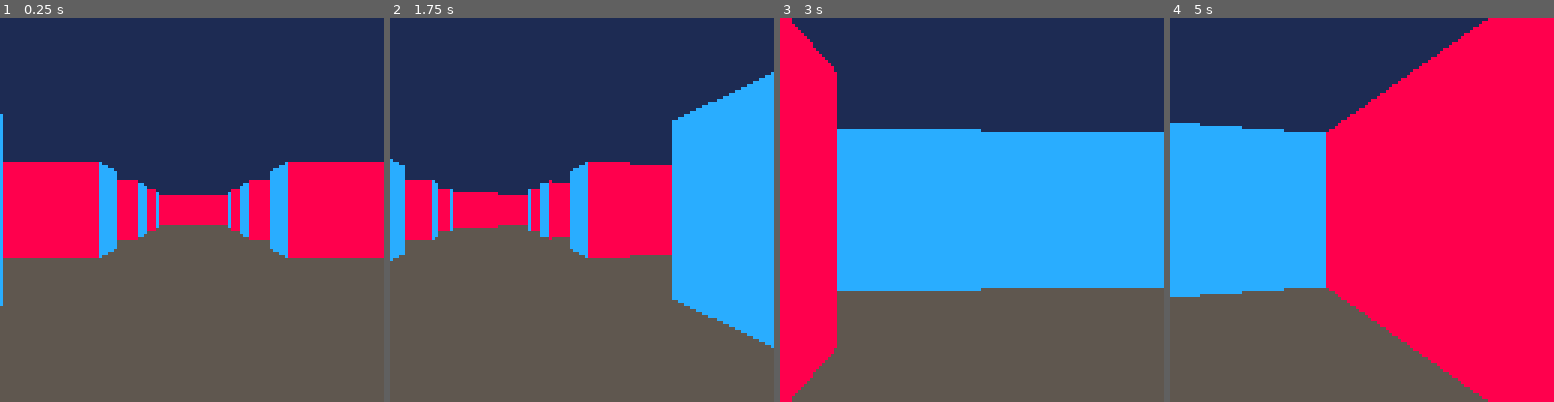
Above: before the commit, frames 1-4 (left to right).
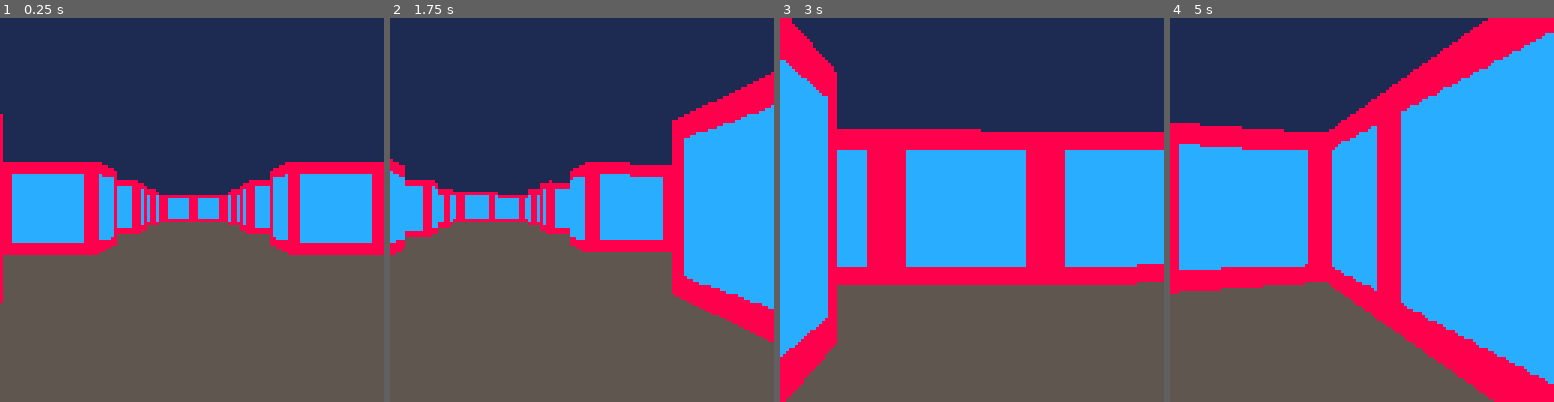
Above: after the commit, the same moments.

Repository: CSBatchelor/Pico-8-3D-Test
Game: PICO-8 cartridge build/pico-8-3d-test.p8
Same seed, same stepped clock (60 frames per second), same inputs: the game is played once before the commit and once after it.
Inputs:
- Up to frame 1 (0.25 s): no input
- Up to frame 2 (1.75 s): hold Right from 1.6 s (still down)
- Up to frame 3 (3 s): release Right at 2.1 s; hold Up 2.15-2.42 s; hold Right from 2.47 s (still down)
- Up to frame 4 (5 s): release Right at 3.03 s; hold Left 3.08-3.58 s; hold Down 3.63-3.97 s; hold Right 4.02-4.68 s; hold Up from 4.73 s (still down)

The runs differ from the first frame. In frame 1, 11% of the frame differs, in the area x 0-100%, y 25-75%; in frame 2, 12%; in frame 3, 24%; in frame 4, 40%, in the area x 0-100%, y 3-100%.

Commit message:
Draw sprite texture

Diff:
--- a/build/pico-8-3d-test.p8
+++ b/build/pico-8-3d-test.p8
@@ -173,15 +173,18 @@
         draw3d = function(_ENV)
             linHeight = 127 / perpWallDist
             drawStart = -linHeight / 2 + 64
-            if drawStart < 0 then drawStart = 0 end
-            drawEnd = linHeight / 2 + 64
-            if drawEnd >= 127 then drawEnd = 127 end
             if side == 0 then
-                color = 8
+                wallX = (owningEntity.posY + perpWallDist * dirY)
             else
-                color = 12
-            end
-            line(x, drawStart, x, drawEnd, color)
+                wallX = (owningEntity.posX + perpWallDist * dirX)
+            end
+
+            wallX -= flr(wallX)
+            texX = flr(wallX * 8)
+            sprx = mget(mapX, mapY) % 16 * 8 + texX
+            spry = flr(mget(mapX, mapY) / 16) * 8
+
+            sspr(sprx, spry, 1, 8, x, drawStart, 1, linHeight)
         end,
         doRaycast = function(_ENV)
             dirX = owningEntity.dirX + owningEntity.planeX * cameraX
@@ -235,14 +238,14 @@
 )
 
 __gfx__
-00000000555555550000000000000000000000000000000000000000000000000000000000000000000000000000000000000000000000000000000000000000
-00000000555555550000000000000000000000000000000000000000000000000000000000000000000000000000000000000000000000000000000000000000
-00000000555555550000000000000000000000000000000000000000000000000000000000000000000000000000000000000000000000000000000000000000
-00000000555555550000000000000000000000000000000000000000000000000000000000000000000000000000000000000000000000000000000000000000
-00000000555555550000000000000000000000000000000000000000000000000000000000000000000000000000000000000000000000000000000000000000
-00000000555555550000000000000000000000000000000000000000000000000000000000000000000000000000000000000000000000000000000000000000
-00000000555555550000000000000000000000000000000000000000000000000000000000000000000000000000000000000000000000000000000000000000
-00000000555555550000000000000000000000000000000000000000000000000000000000000000000000000000000000000000000000000000000000000000
+00000000888888880000000000000000000000000000000000000000000000000000000000000000000000000000000000000000000000000000000000000000
+000000008cccccc80000000000000000000000000000000000000000000000000000000000000000000000000000000000000000000000000000000000000000
+000000008cccccc80000000000000000000000000000000000000000000000000000000000000000000000000000000000000000000000000000000000000000
+000000008cccccc80000000000000000000000000000000000000000000000000000000000000000000000000000000000000000000000000000000000000000
+000000008cccccc80000000000000000000000000000000000000000000000000000000000000000000000000000000000000000000000000000000000000000
+000000008cccccc80000000000000000000000000000000000000000000000000000000000000000000000000000000000000000000000000000000000000000
+000000008cccccc80000000000000000000000000000000000000000000000000000000000000000000000000000000000000000000000000000000000000000
+00000000888888880000000000000000000000000000000000000000000000000000000000000000000000000000000000000000000000000000000000000000
 __map__
 0101010101010101010101010101010100000000000000000000000000000000000000000000000000000000000000000000000000000000000000000000000000000000000000000000000000000000000000000000000000000000000000000000000000000000000000000000000000000000000000000000000000000000
 0100000000000000000000000000000100000000000000000000000000000000000000000000000000000000000000000000000000000000000000000000000000000000000000000000000000000000000000000000000000000000000000000000000000000000000000000000000000000000000000000000000000000000
--- a/src/ray.lua
+++ b/src/ray.lua
@@ -28,15 +28,18 @@
         draw3d = function(_ENV)
             linHeight = 127 / perpWallDist
             drawStart = -linHeight / 2 + 64
-            if drawStart < 0 then drawStart = 0 end
-            drawEnd = linHeight / 2 + 64
-            if drawEnd >= 127 then drawEnd = 127 end
             if side == 0 then
-                color = 8
+                wallX = (owningEntity.posY + perpWallDist * dirY)
             else
-                color = 12
+                wallX = (owningEntity.posX + perpWallDist * dirX)
             end
-            line(x, drawStart, x, drawEnd, color)
+
+            wallX -= flr(wallX)
+            texX = flr(wallX * 8)
+            sprx = mget(mapX, mapY) % 16 * 8 + texX
+            spry = flr(mget(mapX, mapY) / 16) * 8
+
+            sspr(sprx, spry, 1, 8, x, drawStart, 1, linHeight)
         end,
         doRaycast = function(_ENV)
             dirX = owningEntity.dirX + owningEntity.planeX * cameraX
